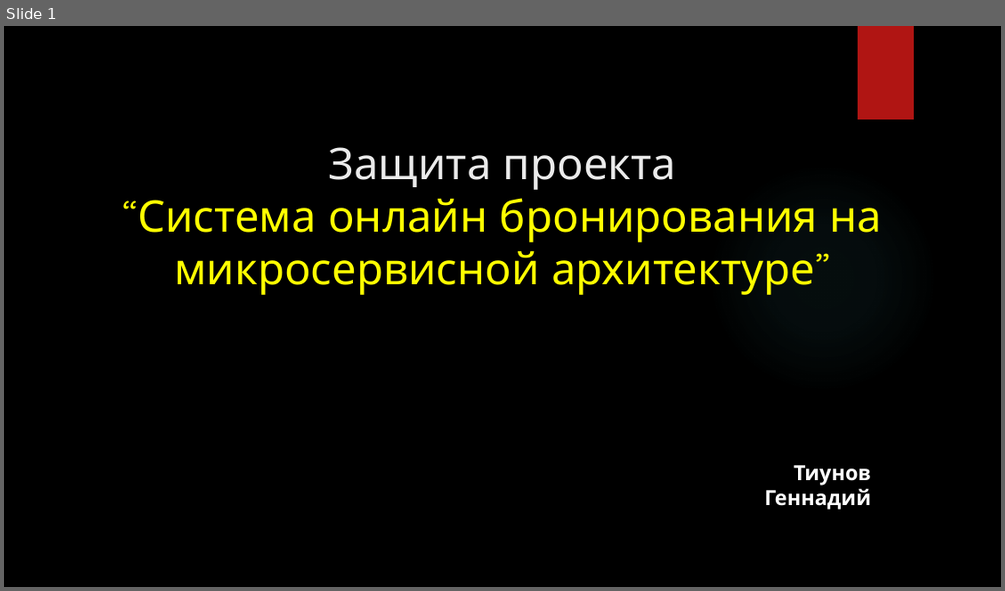
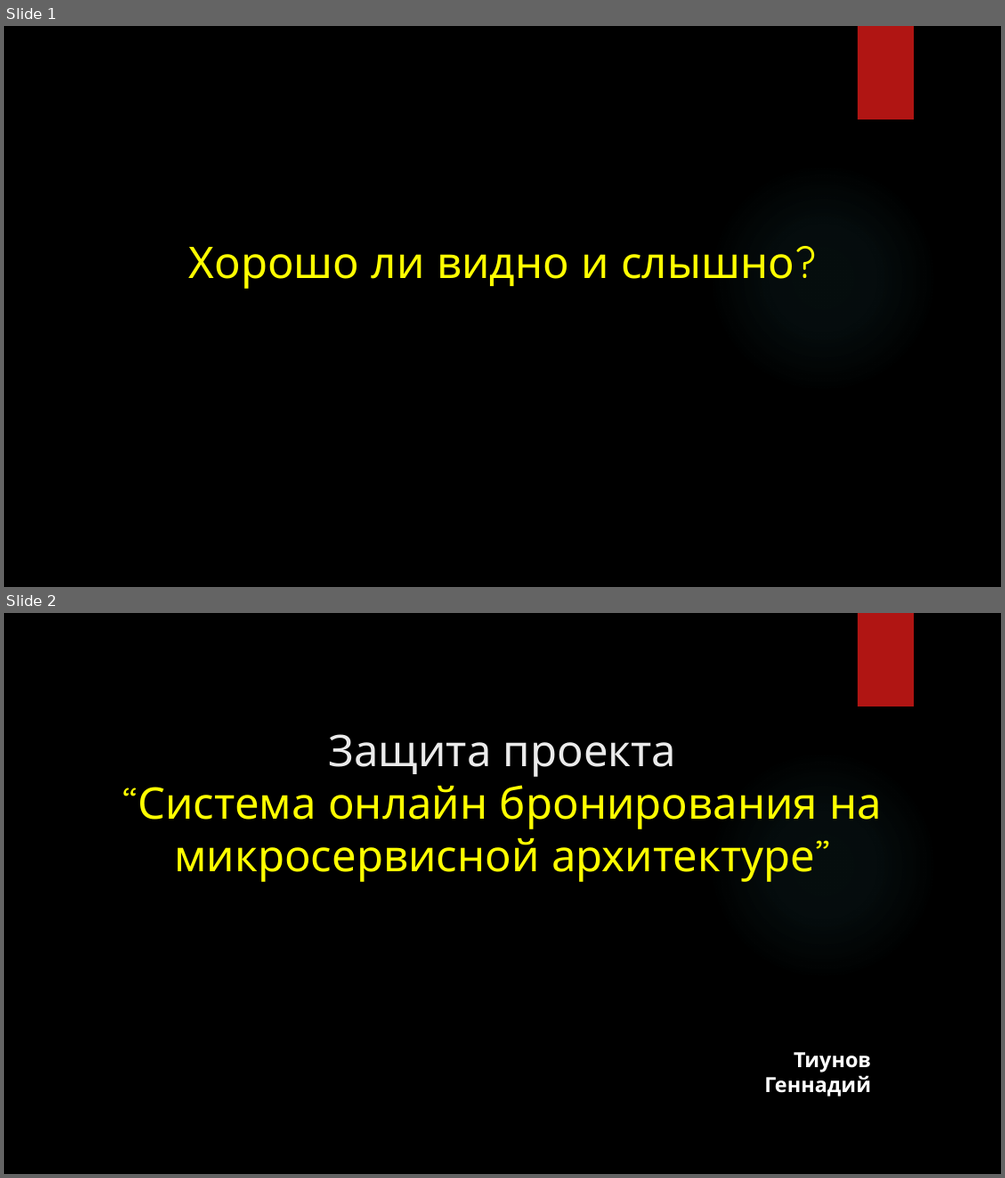
Before and after one commit to gennadytiunov/arch-labs, a slide deck: course-work/Presentation/Circus - Presentation.pptx. Shown one above the other, each under a label of ours: slide 1 before the commit, slides 1 and 2 after it. The pictures are 1005x591 and 1005x1178 pixels, drawn with LibreOffice and Linux fonts; fonts in the diff are those of the drawing; background and template pictures are left out. Boxes give left, top, right and bottom in pixels: in the first picture for what was removed or moved away, otherwise in the second. Text is boxed around its words. In the diff, an @@ line names an element or a change of style, - is before the commit and + after.

```diff
--- a/course-work/Presentation/Circus - Presentation.pptx
+++ b/course-work/Presentation/Circus - Presentation.pptx
@@ slide 1 added at box(4, 26, 1001, 587), background picture (left out); not listed: 2 template elements that a slide beside it also shows @@
@@ title added at box(189, 246, 816, 289), 42 pt, text #FFFF00 @@
+Хорошо ли видно и слышно?
@@ what was slide 1 is now slide 2 @@
```
Also in this commit, not shown: 5 slides changed, 5 other slides added, 1 slide removed, 10 other files.
